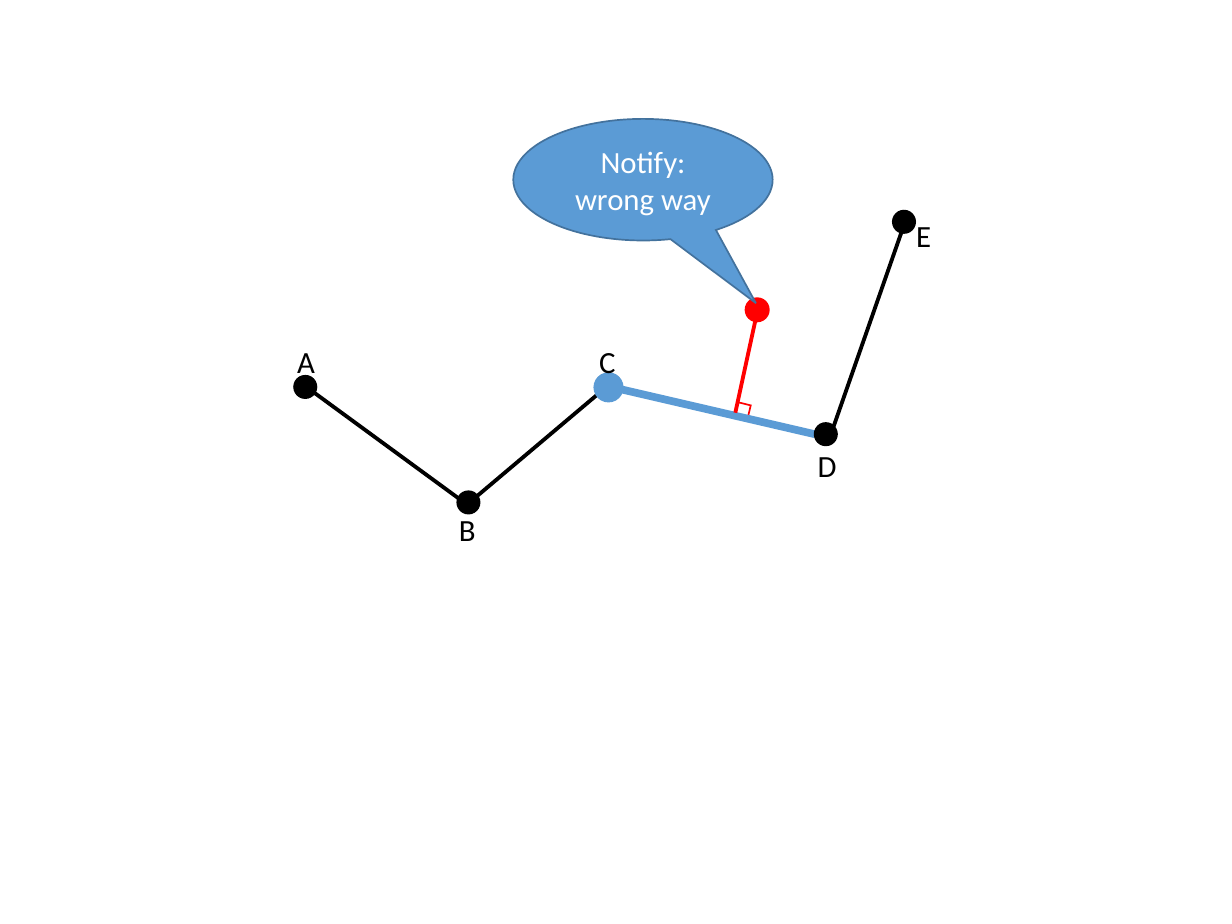
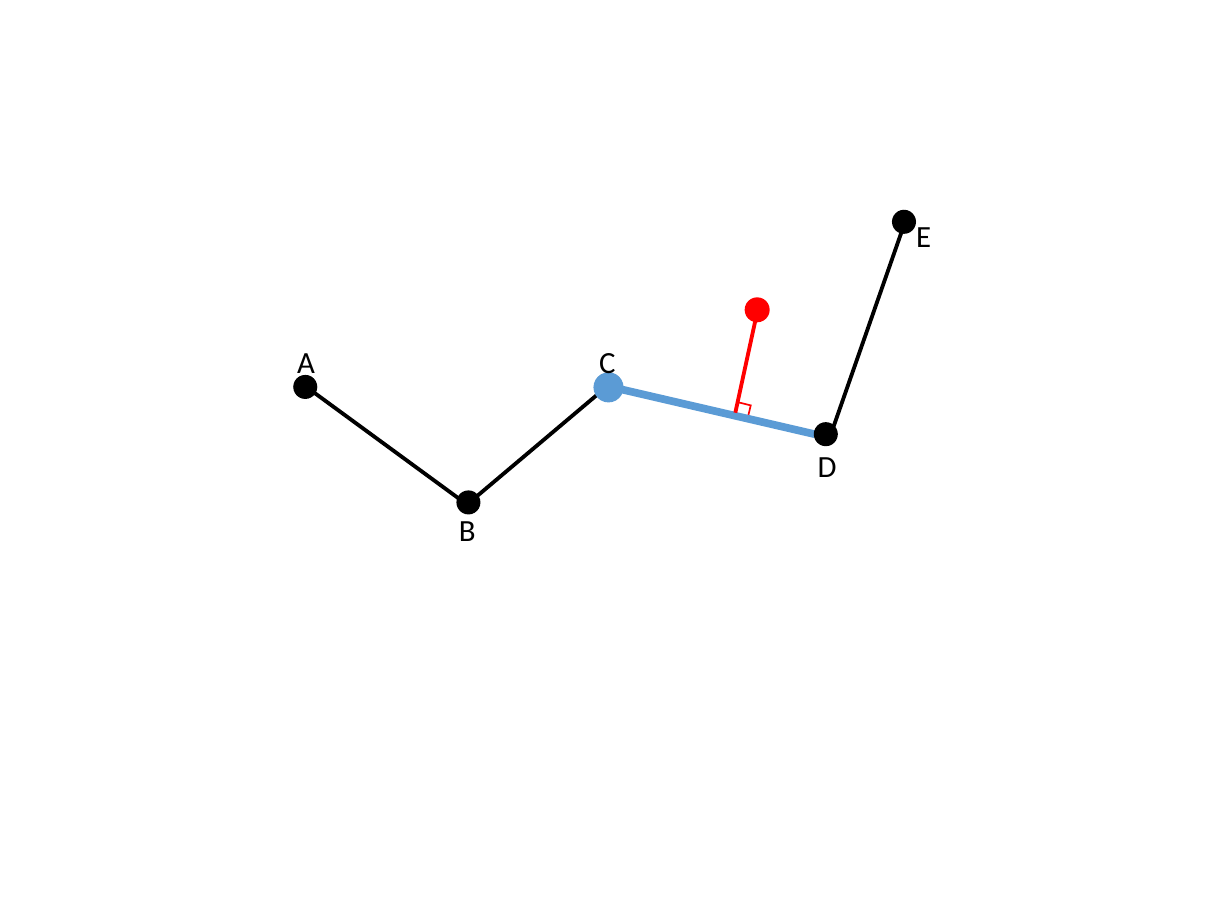
Before and after one commit to hqt/street-router, a slide deck: slide 10 of Document/presentation/nam/notify wrong way.pptx. Drawn at 1232x924 pixels with LibreOffice and Linux fonts; fonts in the diff are those of the drawing. Boxes give left, top, right and bottom in pixels: in the first picture for what was removed or moved away, otherwise in the second. Text is boxed around its words. In the diff, an @@ line names an element or a change of style, - is before the commit and + after.

```diff
--- a/Document/presentation/nam/notify wrong way.pptx
+++ b/Document/presentation/nam/notify wrong way.pptx
@@ speech bubble removed at bbox=[514, 120, 774, 241] @@
-Notify: wrong way
```
Also in this commit, not shown: 4 other slides changed.
